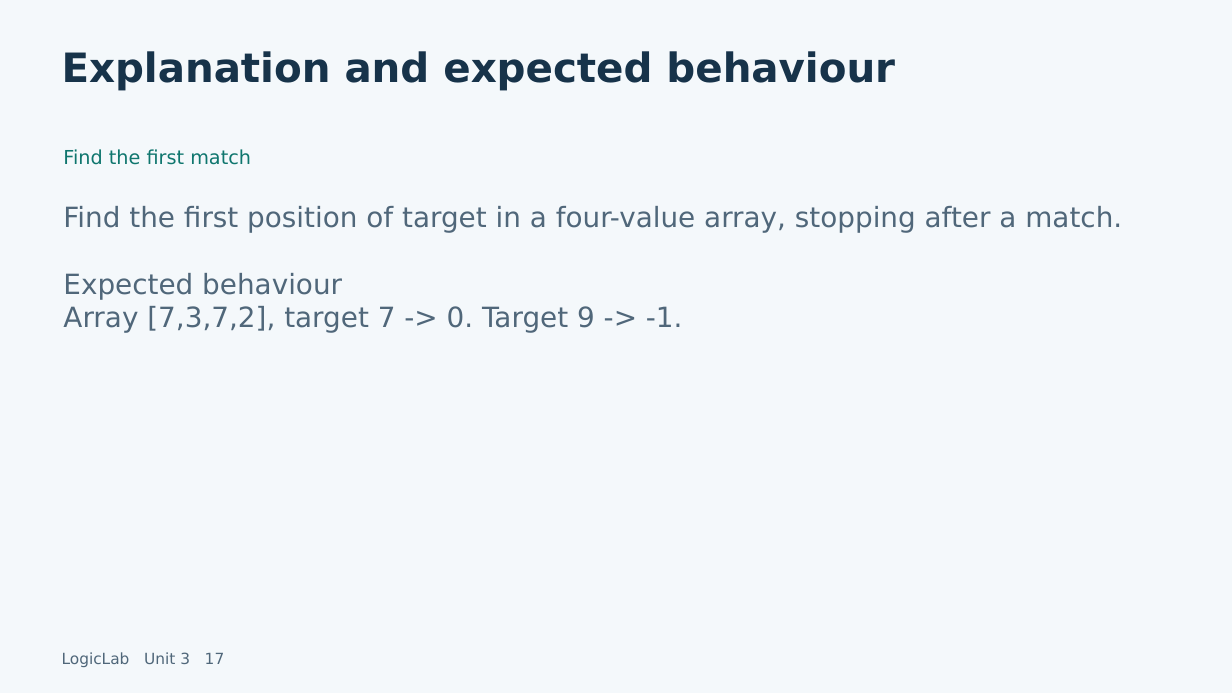
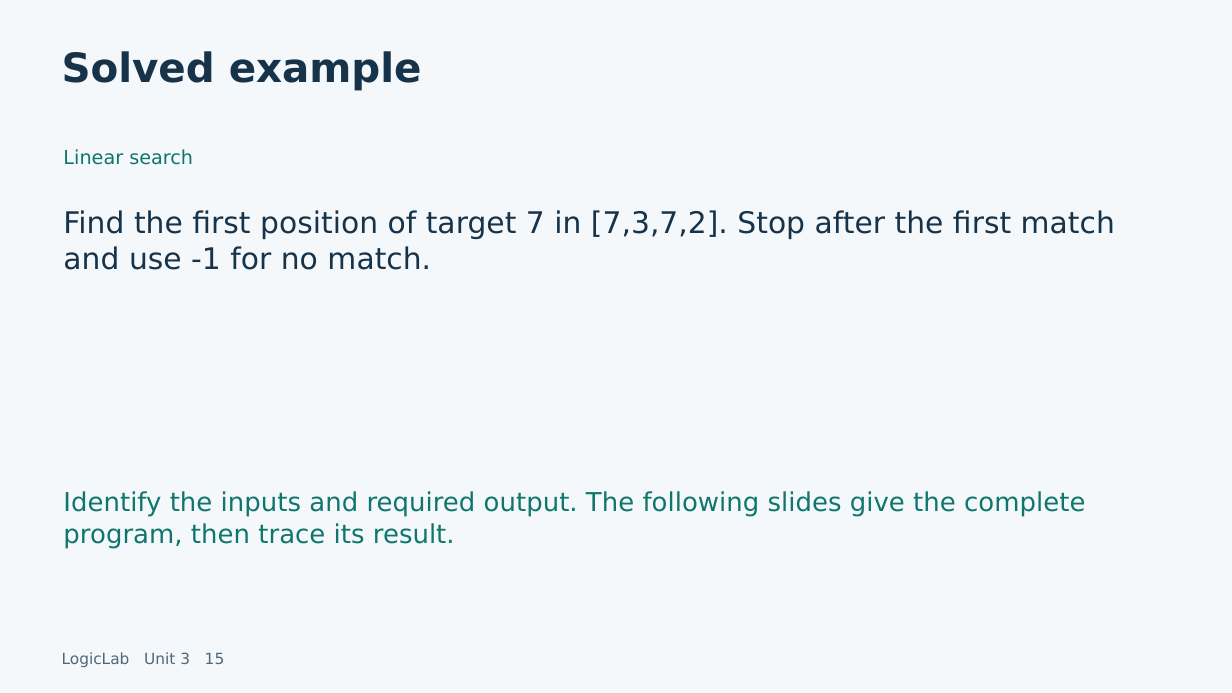
Before and after one commit to LEFA-2329/lefa-portfolio., a slide deck: slide 15 of dist/learn/downloads/logiclab-unit-3.pptx (slide 17 before the commit). Drawn at 1232x693 pixels with LibreOffice and Linux fonts; fonts in the diff are those of the drawing. Boxes give left, top, right and bottom in pixels: in the first picture for what was removed or moved away, otherwise in the second. Text is boxed around its words. In the diff, an @@ line names an element or a change of style, - is before the commit and + after.

Commit message:
Expand unit slides with complete solved pseudocode, exercise solutions, traces and data type definitions

```diff
--- a/dist/learn/downloads/logiclab-unit-3.pptx
+++ b/dist/learn/downloads/logiclab-unit-3.pptx
@@ text at [62, 51, 422, 91]: text changed @@
-Explanation and expected behaviour
+Solved example
@@ text at [63, 149, 193, 165]: text changed @@
-Find the first match
+Linear search
@@ text at [63, 210, 1115, 270]: text changed; size 21.8 to 23.2 pt; text colour #50677A to #17334A @@
-Find the first position of target in a four-value array, stopping after a match.
-Expected behaviour
-Array [7,3,7,2], target 7 -> 0. Target 9 -> -1.
+Find the first position of target 7 in [7,3,7,2]. Stop after the first match and use -1 for no match.
@@ text added at [63, 491, 1085, 548], 20.2 pt, text #0F766E @@
+Identify the inputs and required output. The following slides give the complete program, then trace its result.
@@ text at [62, 652, 225, 667]: text changed @@
-LogicLab Unit 3 17
+LogicLab Unit 3 15
```
Also in this commit, not shown: 29 other slides changed, 15 slides added, 8 slides removed, 11 other files.
